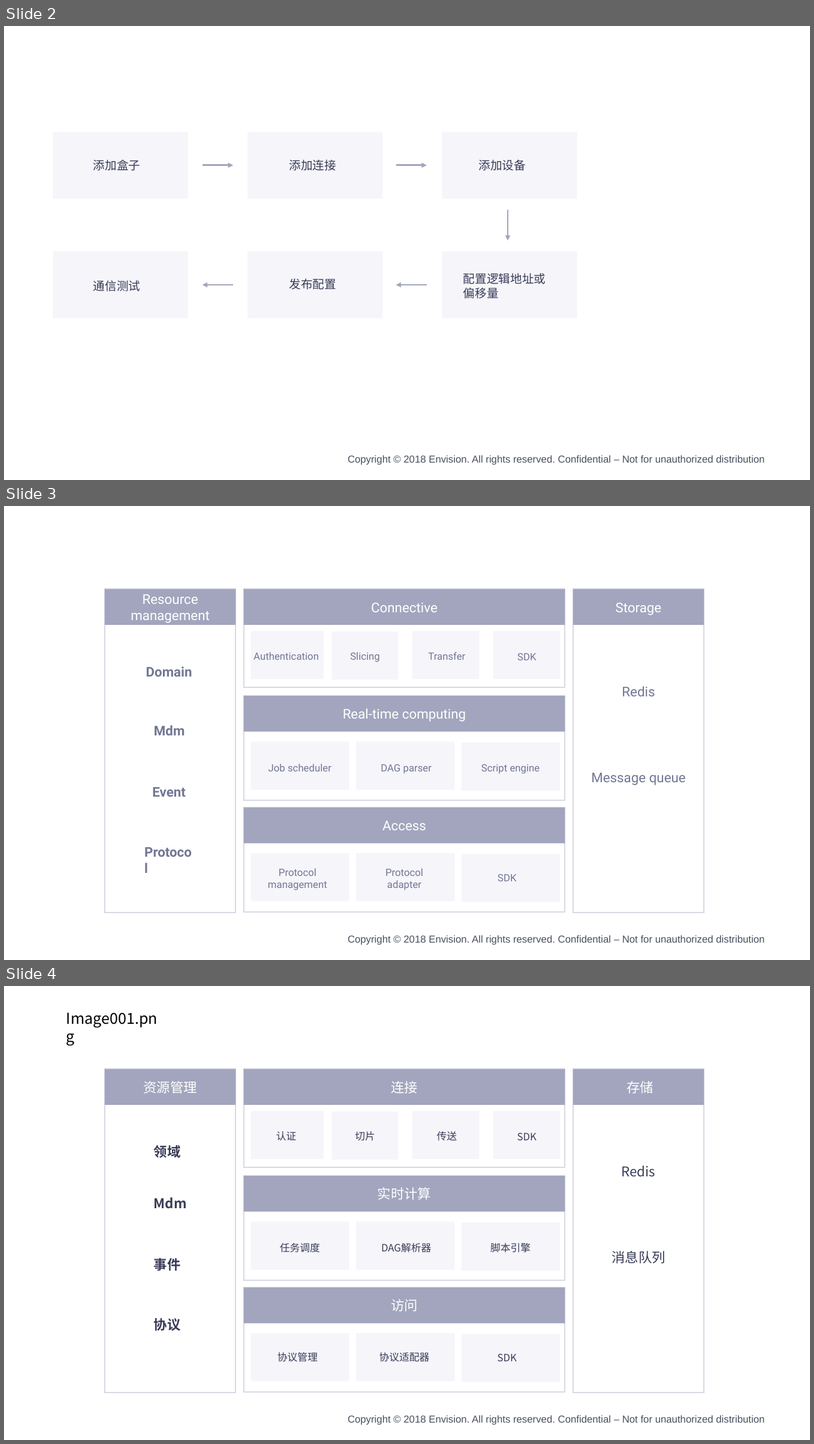
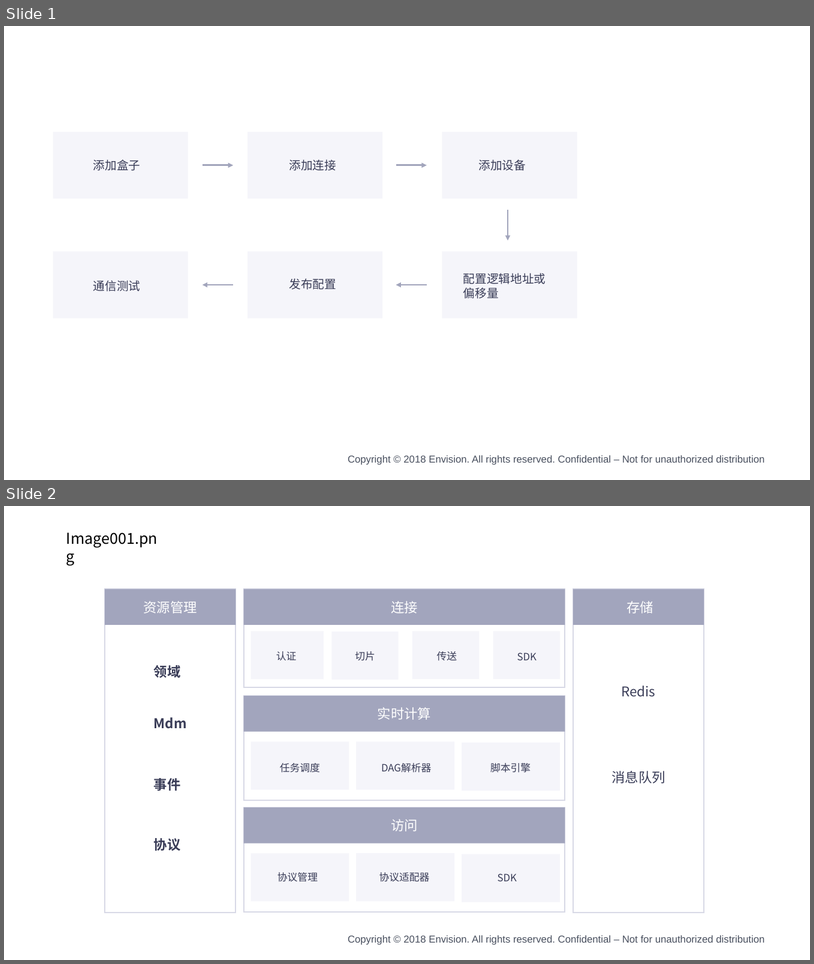
Before and after one commit to EnvisionDoc/enos_edge_zh, a slide deck: media/edge.pptx. Shown one above the other, each under a label of ours: slides 2, 3 and 4 before the commit, slides 1 and 2 after it. The pictures are 814x1444 and 814x964 pixels, drawn with LibreOffice and Linux fonts; fonts in the diff are those of the drawing; background and template pictures are left out. Boxes give left, top, right and bottom in pixels: in the first picture for what was removed or moved away, otherwise in the second. Text is boxed around its words. In the diff, an @@ line names an element or a change of style, - is before the commit and + after.

```diff
--- a/media/edge.pptx
+++ b/media/edge.pptx
@@ slide 3 removed at <box>4,506,810,960</box>, background #FFFFFF; not listed: 1 template element that a slide beside it also shows @@
@@ group removed at <box>105,589,705,912</box>: 20 rectangles, 16 texts @@
-Domain
-Mdm
-Event
-Protocol
-Redis
-Message queue
-Authentication
-Resource
-management
-Connective
-Storage
-Real-time computing
-Access
-Slicing
-Transfer
-SDK
-Job scheduler
-DAG parser
-Script engine
-Protocol management
-Protocol adapter
-SDK
@@ what was slide 2 is now slide 1 @@
@@ what was slide 4 is now slide 2 @@
```
Also in this commit, not shown: 2 other slides removed, 4 other files.
